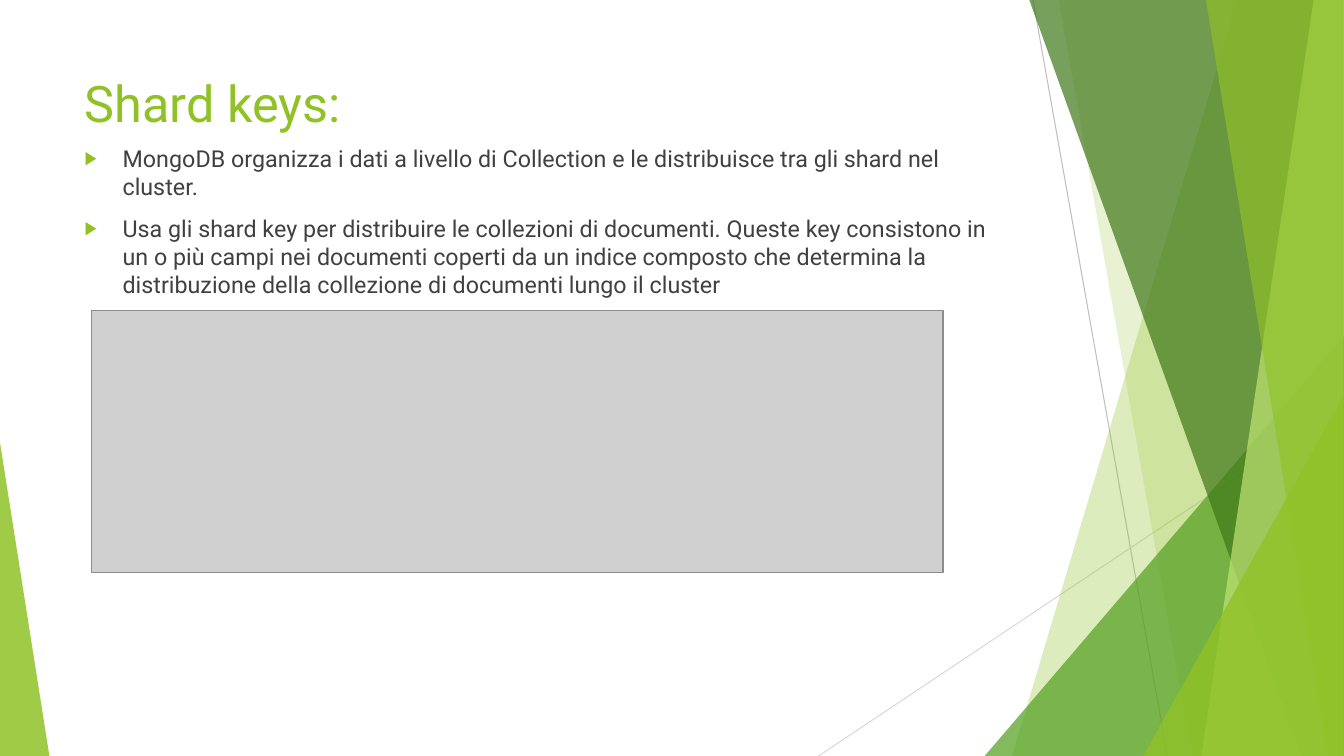
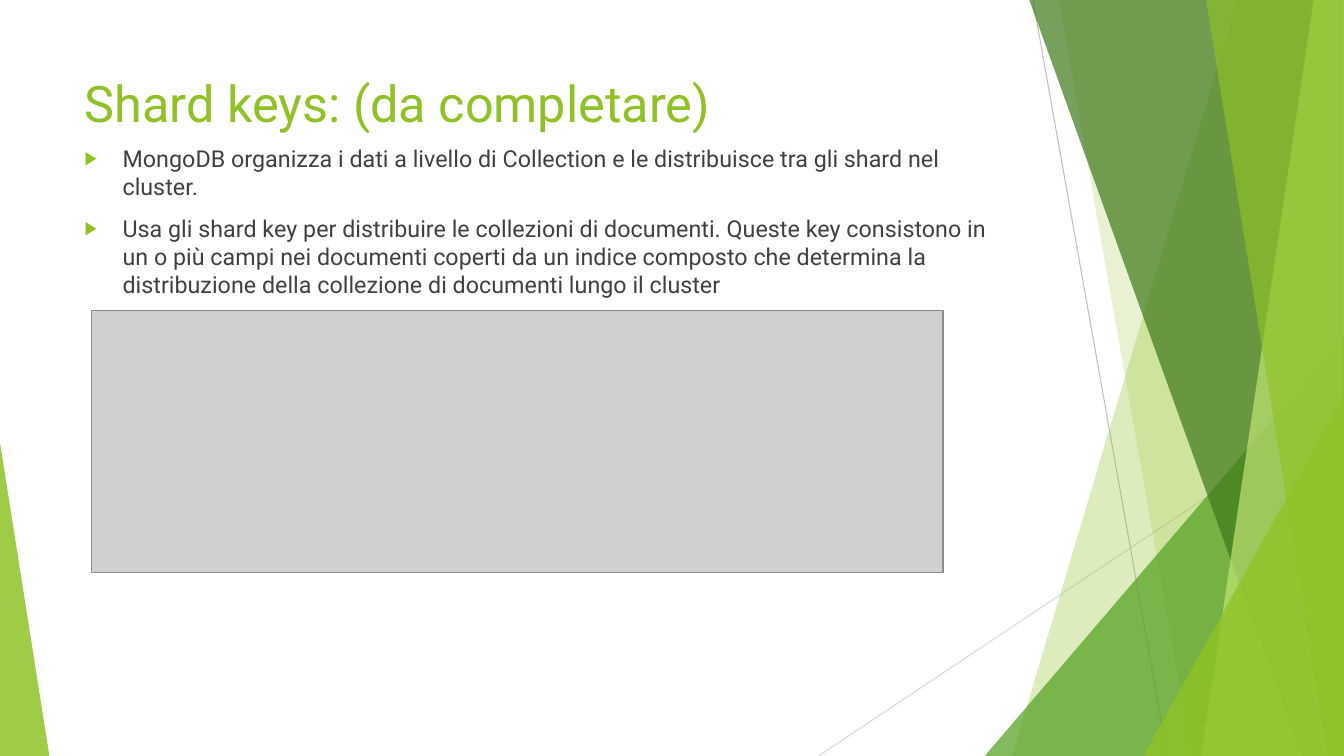
Before and after one commit to Buzzolan/VeronaCardMongoDB, a slide deck: slide 23 of Presentazione_progetto.pptx (slide 20 before the commit). Drawn at 1344x756 pixels with LibreOffice and Linux fonts; fonts in the diff are those of the drawing; grey boxes stand for pictures. Boxes give left, top, right and bottom in pixels: in the first picture for what was removed or moved away, otherwise in the second. Text is boxed around its words. In the diff, an @@ line names an element or a change of style, - is before the commit and + after.

```diff
--- a/Presentazione_progetto.pptx
+++ b/Presentazione_progetto.pptx
@@ title at bbox=[85, 82, 710, 134]: text changed @@
-Shard keys:
+Shard keys: (da completare)
```
Also in this commit, not shown: 5 slides added, 3 other files.
